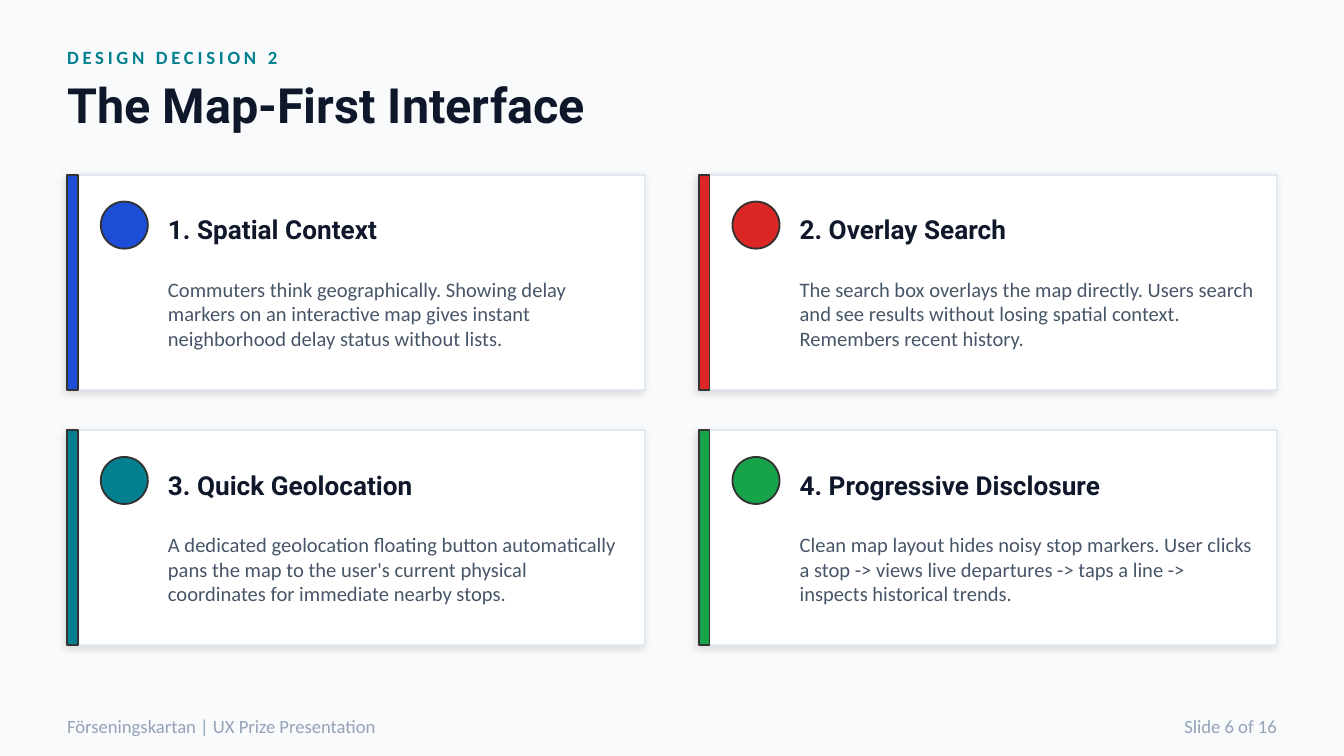
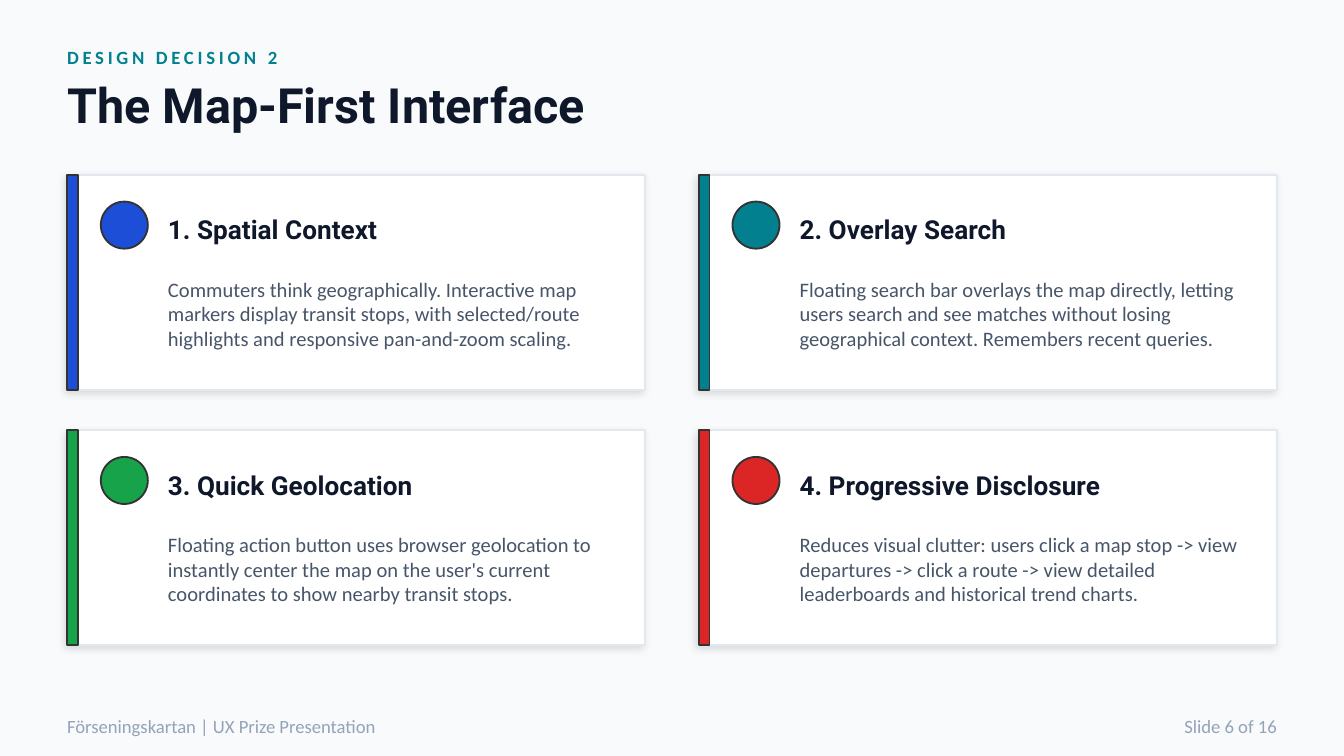
Before and after one commit to mattiaskvist/forseningskartan, a slide deck: slide 6 of presentation.pptx. Drawn at 1344x756 pixels with LibreOffice and Linux fonts; fonts in the diff are those of the drawing. Boxes give left, top, right and bottom in pixels: in the first picture for what was removed or moved away, otherwise in the second. Text is boxed around its words. In the diff, an @@ line names an element or a change of style, - is before the commit and + after.

```diff
--- a/presentation.pptx
+++ b/presentation.pptx
@@ rectangle at (699, 175, 710, 390): fill #DC2626 to #028090 @@
@@ ellipse at (732, 202, 780, 249): fill #DC2626 to #028090 @@
@@ text at (168, 282, 580, 350): text changed @@
-Commuters think geographically. Showing delay markers on an interactive map gives instant neighborhood delay status without lists.
+Commuters think geographically. Interactive map markers display transit stops, with selected/route highlights and responsive pan-and-zoom scaling.
@@ text at (800, 282, 1234, 350): text changed @@
-The search box overlays the map directly. Users search and see results without losing spatial context. Remembers recent history.
+Floating search bar overlays the map directly, letting users search and see matches without losing geographical context. Remembers recent queries.
@@ rectangle at (67, 430, 78, 645): fill #028090 to #16A34A @@
@@ rectangle at (699, 430, 710, 645): fill #16A34A to #DC2626 @@
@@ ellipse at (101, 457, 148, 504): fill #028090 to #16A34A @@
@@ ellipse at (732, 457, 780, 504): fill #16A34A to #DC2626 @@
@@ text at (168, 537, 591, 605): text changed @@
-A dedicated geolocation floating button automatically pans the map to the user's current physical coordinates for immediate nearby stops.
+Floating action button uses browser geolocation to instantly center the map on the user's current coordinates to show nearby transit stops.
@@ text at (800, 537, 1237, 601): text changed @@
-Clean map layout hides noisy stop markers. User clicks a stop -> views live departures -> taps a line -> inspects historical trends.
+Reduces visual clutter: users click a map stop -> view departures -> click a route -> view detailed leaderboards and historical trend charts.
```
Also in this commit, not shown: 4 other slides changed, 1 other file.
